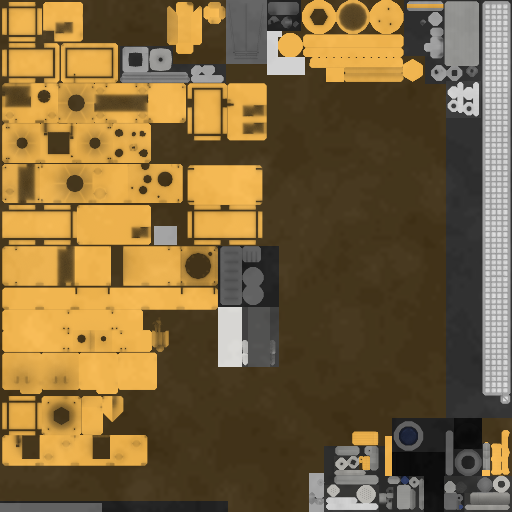
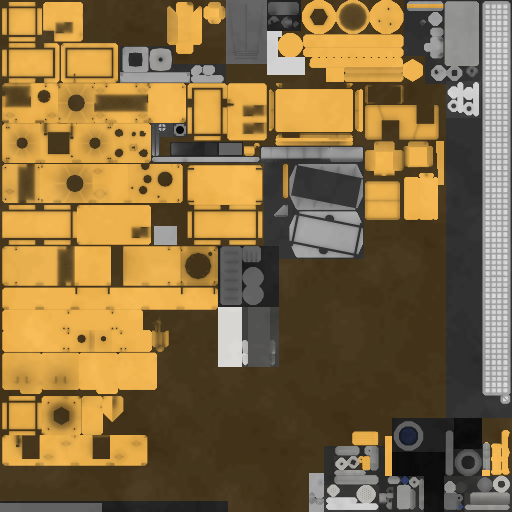
Layers edited between the first and the second 512 x 512 image:
painted on "AO" over left=120, top=66, right=444, bottom=258
painted on "Layer" over left=176, top=126, right=184, bottom=134
painted on "Layer #1" over left=151, top=123, right=364, bottom=259
